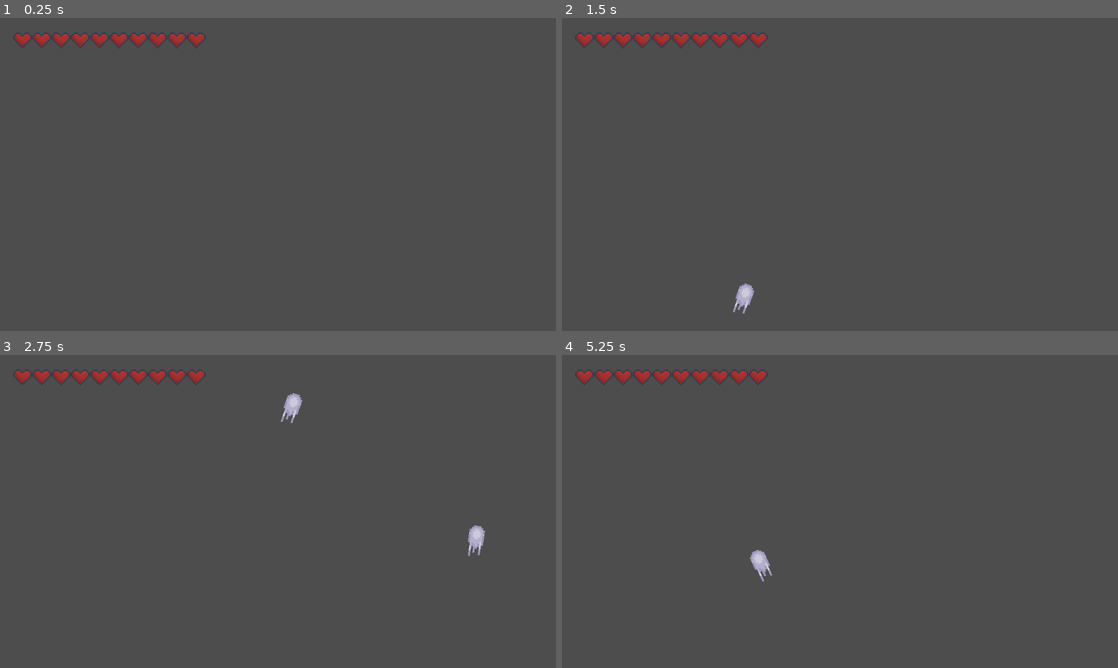
Above: before the commit, frames 1-4 (two rows, left to right).
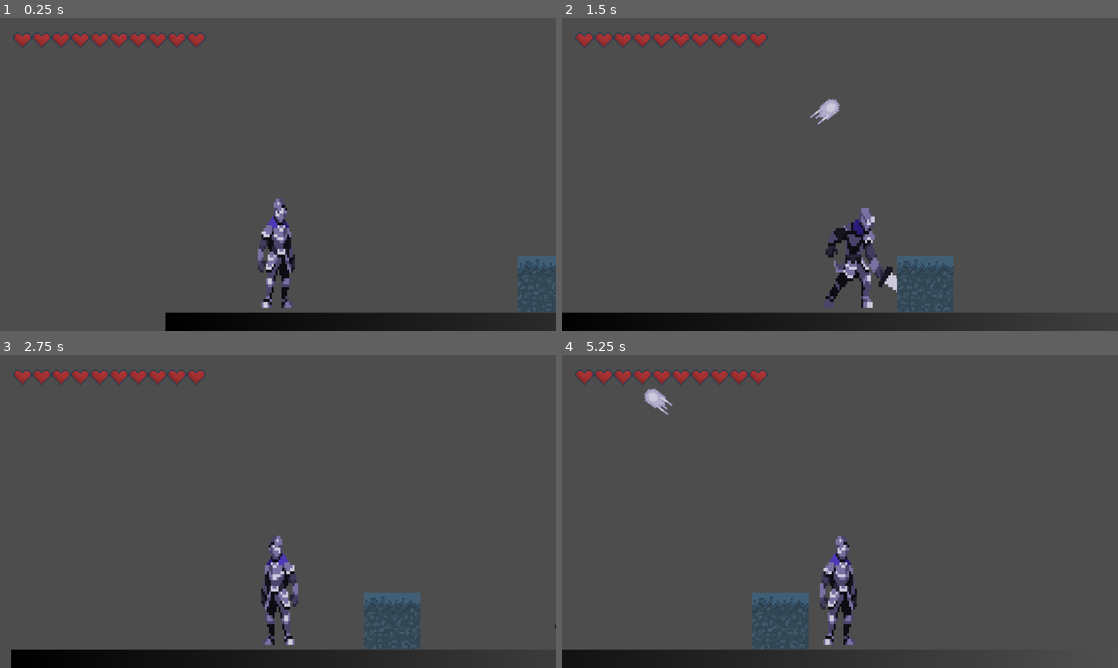
Above: after the commit, the same moments.

Repository: hugoc7/AbyssGameJam
Game: Godot game, scene res://levels/Level_Designtest.tscn
Same seed, same stepped clock (60 frames per second), same inputs: the game is played once before the commit and once after it. This scene is started directly instead of the project's main scene.
Inputs (mouse positions are in pixels of both pictures, inside the frame that each line leads up to):
- Up to frame 1 (0.25 s): no input
- Up to frame 2 (1.5 s): move the mouse to (962, 158) at 0.52 s; hold Right mouse button (attack_range) 0.53-1.28 s; hold D (move_right) from 0.53 s (still down); tap W (jump) at 0.77, 1.07 s; click (962, 158) at 0.8 s; move the mouse to (728, 190) at 1.27 s; click (728, 190) at 1.35 s
- Up to frame 3 (2.75 s): tap W (jump) at 1.52, 1.55, 1.82, 2.1 s; move the mouse to (333, 442) at 2.02 s; release D (move_right) at 2.03 s; hold A (move_left) from 2.03 s (still down); hold Right mouse button (attack_range) from 2.03 s (still down)
- Up to frame 4 (5.25 s): move the mouse to (812, 574) at 2.77 s; release A (move_left) at 2.78 s; release Right mouse button (attack_range) at 2.78 s; hold D (move_right) 2.78-4.28 s; right-click (812, 574) at 2.85 s; tap W (jump) at 3.02, 3.32, 3.77, 3.8, 4.07, 4.52, 4.82 s; click (812, 574) at 3.05 s; move the mouse to (1006, 558) at 3.52 s; press the mouse at (1006, 558) at 3.53 s; move the mouse to (673, 464) at 4.27 s; release the mouse at (673, 464) at 4.28 s; hold A (move_left) 4.28-5.03 s; tap Space (switch_level_color) at 4.35 s; right-click (673, 464) at 4.55 s; move the mouse to (867, 511) at 5.02 s; hold D (move_right) from 5.03 s (still down); hold Right mouse button (attack_range) from 5.03 s (still down)

The runs differ from the first frame. In frame 1, 6.3% of the frame differs, in the area x 29-100%, y 57-100%; in frame 2, 8.3%, in the area x 0-83%, y 25-100%; in frame 3, 8.0%; in frame 4, 6.3%.

Commit message:
add player anim except run

Diff:
--- a/enemy/contact/enemy_contact.gd
+++ b/enemy/contact/enemy_contact.gd
@@ -20,6 +20,8 @@
 @onready var sprite : AnimatedSprite2D = $Sprite
 
 func take_damage(damage_taken: int):
+	if is_dying:
+		return
 	set_animation("hit")
 	life -= damage_taken
 	if life < 0:
--- a/enemy/contact/enemy_contact.tscn
+++ b/enemy/contact/enemy_contact.tscn
@@ -591,7 +591,7 @@
 [node name="Sprite" type="AnimatedSprite2D" parent="."]
 scale = Vector2(4, 4)
 sprite_frames = SubResource("SpriteFrames_xi85a")
-animation = &"run_white"
+animation = &"idle_white"
 
 [node name="CooldownTimer" type="Timer" parent="."]
 one_shot = true
--- a/levels/Level_Designtest.tscn
+++ b/levels/Level_Designtest.tscn
@@ -106,7 +106,7 @@
 [node name="HUD" parent="." instance=ExtResource("9_72y83")]
 
 [node name="Camera" type="Camera2D" parent="." node_paths=PackedStringArray("target")]
-offset = Vector2(0, -200)
+position = Vector2(-1574, 310)
 script = ExtResource("10_nv2xi")
 target = NodePath("../Player")
 
--- a/player/player.gd
+++ b/player/player.gd
@@ -14,12 +14,18 @@
 var life = 100
 var is_short_attack_on_cooldown = false
 var is_range_attack_on_cooldown = false
-
+var color_as_text = "white"
+var is_dying = false
 
 func take_damage(damage: int):
+	if is_dying:
+		return
+	set_animation("hit")
 	life -= damage
 	if life < 0:
 		life = 0
+		is_dying = true
+		set_animation("death")
 	emit_signal("life_changed", life)
 
 func short_attack():
@@ -54,13 +60,20 @@
 func reset_range_attack_cooldown():
 	is_range_attack_on_cooldown = false
 
+func set_animation(anim: String):
+	$Body/Sprite.animation = anim + "_" + color_as_text
+
 func _ready():
+	set_animation("idle")
 	emit_signal("life_changed", life)
 	$ShortAttackTimer.timeout.connect(short_attack)
 	$ShortAttackCooldownTimer.timeout.connect(reset_short_attack_cooldown)
 	$RangeAttackCooldownTimer.timeout.connect(reset_range_attack_cooldown)
+	$Body/Sprite.play()
 
 func _physics_process(delta):
+	if is_dying:
+		return
 	# Add the gravity.
 	if not is_on_floor():
 		velocity.y += gravity * delta
@@ -81,9 +94,17 @@
 	move_and_slide()
 
 func _unhandled_input(event):
+	if is_dying:
+		return
 	if event.is_action_pressed("attack_short") and not is_short_attack_on_cooldown:
 		$ShortAttackTimer.start()
+		set_animation("atk")
 	if event.is_action_pressed("attack_range") and not is_range_attack_on_cooldown:
 		range_attack()
 	if event is InputEventMouseMotion:
 		var mouse = get_global_mouse_position()
+
+
+func _on_sprite_animation_looped():
+	if not is_dying:
+		set_animation("idle")
--- a/player/player.tscn
+++ b/player/player.tscn
@@ -1,10 +1,21 @@
-[gd_scene load_steps=10 format=3 uid="uid://ck8o5v52wgvf6"]
+[gd_scene load_steps=112 format=3 uid="uid://ck8o5v52wgvf6"]
 
 [ext_resource type="Script" path="res://player/player.gd" id="1_esoqt"]
 [ext_resource type="PackedScene" uid="uid://ndaq34x515wt" path="res://projectiles/fireball.tscn" id="2_8pqtj"]
-[ext_resource type="Texture2D" uid="uid://bdtdr4vcgseu0" path="res://player/Character_Blanc.png" id="2_ibxpq"]
+[ext_resource type="Texture2D" uid="uid://q0g6lkf04uw7" path="res://player/Animations/Character_Noir_Attack.png" id="3_bs3hb"]
 [ext_resource type="AudioStream" uid="uid://ddotwbuosivqa" path="res://player/sound/miss_sword1.mp3" id="3_kixs8"]
+[ext_resource type="Texture2D" uid="uid://c282sfldmbhuk" path="res://player/Animations/Character_Blanc_Attack.png" id="4_38kb2"]
 [ext_resource type="AudioStream" uid="uid://cv4rtym8v74mt" path="res://player/sound/sword_hit1.mp3" id="4_b1xjc"]
+[ext_resource type="Texture2D" uid="uid://dqvmu0h4648h6" path="res://player/Animations/Character_Noir_Death.png" id="5_ofeyh"]
+[ext_resource type="Texture2D" uid="uid://rnu2lukfeddu" path="res://player/Animations/Character_Blanc_Death.png" id="6_yvj8p"]
+[ext_resource type="Texture2D" uid="uid://c88imwulimomo" path="res://player/Animations/Character_Noir_Hit.png" id="7_oqpgx"]
+[ext_resource type="Texture2D" uid="uid://cjvxxkaru5o8n" path="res://player/Animations/Character_Blanc_Hit.png" id="8_ctt6m"]
+[ext_resource type="Texture2D" uid="uid://b816ybgunj3os" path="res://player/Animations/Character_Noir_Idle.png" id="9_k5n47"]
+[ext_resource type="Texture2D" uid="uid://dn06r1esigvt0" path="res://player/Animations/Character_Blanc_Idle.png" id="10_q4o3o"]
+[ext_resource type="Texture2D" uid="uid://216evtyx7b5v" path="res://player/Animations/Character_Noir_Jump.png" id="11_ul0wi"]
+[ext_resource type="Texture2D" uid="uid://ciutfaep273ha" path="res://player/Animations/Character_Blanc_Jump.png" id="12_h7mbt"]
+[ext_resource type="Texture2D" uid="uid://dafoa2nmvw6u3" path="res://player/Animations/Character_Noir_Running.png" id="13_aag4i"]
+[ext_resource type="Texture2D" uid="uid://c4ffk268da3wk" path="res://player/Animations/Character_Blanc_Running.png" id="14_dcvsi"]
 
 [sub_resource type="Gradient" id="Gradient_o247o"]
 colors = PackedColorArray(1, 1, 0.317647, 1, 0, 0, 0, 1)
@@ -18,6 +29,699 @@
 [sub_resource type="CapsuleShape2D" id="CapsuleShape2D_2jslw"]
 radius = 41.0
 height = 234.0
+
+[sub_resource type="AtlasTexture" id="AtlasTexture_py1pr"]
+atlas = ExtResource("3_bs3hb")
+region = Rect2(0, 0, 128, 64)
+
+[sub_resource type="AtlasTexture" id="AtlasTexture_gg0nh"]
+atlas = ExtResource("3_bs3hb")
+region = Rect2(128, 0, 128, 64)
+
+[sub_resource type="AtlasTexture" id="AtlasTexture_fsl5y"]
+atlas = ExtResource("3_bs3hb")
+region = Rect2(256, 0, 128, 64)
+
+[sub_resource type="AtlasTexture" id="AtlasTexture_mfr5d"]
+atlas = ExtResource("3_bs3hb")
+region = Rect2(384, 0, 128, 64)
+
+[sub_resource type="AtlasTexture" id="AtlasTexture_1ux3c"]
+atlas = ExtResource("4_38kb2")
+region = Rect2(0, 0, 128, 64)
+
+[sub_resource type="AtlasTexture" id="AtlasTexture_c87vc"]
+atlas = ExtResource("4_38kb2")
+region = Rect2(128, 0, 128, 64)
+
+[sub_resource type="AtlasTexture" id="AtlasTexture_tn0m4"]
+atlas = ExtResource("4_38kb2")
+region = Rect2(256, 0, 128, 64)
+
+[sub_resource type="AtlasTexture" id="AtlasTexture_dk8s7"]
+atlas = ExtResource("4_38kb2")
+region = Rect2(384, 0, 128, 64)
+
+[sub_resource type="AtlasTexture" id="AtlasTexture_h5os5"]
+atlas = ExtResource("5_ofeyh")
+region = Rect2(0, 0, 128, 64)
+
+[sub_resource type="AtlasTexture" id="AtlasTexture_rwnqf"]
+atlas = ExtResource("5_ofeyh")
+region = Rect2(128, 0, 128, 64)
+
+[sub_resource type="AtlasTexture" id="AtlasTexture_lboov"]
+atlas = ExtResource("5_ofeyh")
+region = Rect2(256, 0, 128, 64)
+
+[sub_resource type="AtlasTexture" id="AtlasTexture_go341"]
+atlas = ExtResource("5_ofeyh")
+region = Rect2(384, 0, 128, 64)
+
+[sub_resource type="AtlasTexture" id="AtlasTexture_k66he"]
+atlas = ExtResource("5_ofeyh")
+region = Rect2(512, 0, 128, 64)
+
+[sub_resource type="AtlasTexture" id="AtlasTexture_r86xc"]
+atlas = ExtResource("5_ofeyh")
+region = Rect2(640, 0, 128, 64)
+
+[sub_resource type="AtlasTexture" id="AtlasTexture_flloi"]
+atlas = ExtResource("5_ofeyh")
+region = Rect2(768, 0, 128, 64)
+
+[sub_resource type="AtlasTexture" id="AtlasTexture_qljui"]
+atlas = ExtResource("5_ofeyh")
+region = Rect2(896, 0, 128, 64)
+
+[sub_resource type="AtlasTexture" id="AtlasTexture_t4ns2"]
+atlas = ExtResource("5_ofeyh")
+region = Rect2(1024, 0, 128, 64)
+
+[sub_resource type="AtlasTexture" id="AtlasTexture_d7v0o"]
+atlas = ExtResource("5_ofeyh")
+region = Rect2(1152, 0, 128, 64)
+
+[sub_resource type="AtlasTexture" id="AtlasTexture_vhtb1"]
+atlas = ExtResource("6_yvj8p")
+region = Rect2(0, 0, 128, 64)
+
+[sub_resource type="AtlasTexture" id="AtlasTexture_yi1jf"]
+atlas = ExtResource("6_yvj8p")
+region = Rect2(128, 0, 128, 64)
+
+[sub_resource type="AtlasTexture" id="AtlasTexture_v2dl0"]
+atlas = ExtResource("6_yvj8p")
+region = Rect2(256, 0, 128, 64)
+
+[sub_resource type="AtlasTexture" id="AtlasTexture_spvfs"]
+atlas = ExtResource("6_yvj8p")
+region = Rect2(384, 0, 128, 64)
+
+[sub_resource type="AtlasTexture" id="AtlasTexture_0wsx7"]
+atlas = ExtResource("6_yvj8p")
+region = Rect2(512, 0, 128, 64)
+
+[sub_resource type="AtlasTexture" id="AtlasTexture_vsx4d"]
+atlas = ExtResource("6_yvj8p")
+region = Rect2(640, 0, 128, 64)
+
+[sub_resource type="AtlasTexture" id="AtlasTexture_1mdxr"]
+atlas = ExtResource("6_yvj8p")
+region = Rect2(768, 0, 128, 64)
+
+[sub_resource type="AtlasTexture" id="AtlasTexture_2vl16"]
+atlas = ExtResource("6_yvj8p")
+region = Rect2(896, 0, 128, 64)
+
+[sub_resource type="AtlasTexture" id="AtlasTexture_jy5xg"]
+atlas = ExtResource("6_yvj8p")
+region = Rect2(1024, 0, 128, 64)
+
+[sub_resource type="AtlasTexture" id="AtlasTexture_fehgj"]
+atlas = ExtResource("6_yvj8p")
+region = Rect2(1152, 0, 128, 64)
+
+[sub_resource type="AtlasTexture" id="AtlasTexture_abco0"]
+atlas = ExtResource("7_oqpgx")
+region = Rect2(0, 0, 128, 64)
+
+[sub_resource type="AtlasTexture" id="AtlasTexture_x0kea"]
+atlas = ExtResource("7_oqpgx")
+region = Rect2(128, 0, 128, 64)
+
+[sub_resource type="AtlasTexture" id="AtlasTexture_xw03q"]
+atlas = ExtResource("7_oqpgx")
+region = Rect2(256, 0, 128, 64)
+
+[sub_resource type="AtlasTexture" id="AtlasTexture_4clxm"]
+atlas = ExtResource("7_oqpgx")
+region = Rect2(384, 0, 128, 64)
+
+[sub_resource type="AtlasTexture" id="AtlasTexture_1dphg"]
+atlas = ExtResource("7_oqpgx")
+region = Rect2(512, 0, 128, 64)
+
+[sub_resource type="AtlasTexture" id="AtlasTexture_5i38i"]
+atlas = ExtResource("7_oqpgx")
+region = Rect2(640, 0, 128, 64)
+
+[sub_resource type="AtlasTexture" id="AtlasTexture_uv1pi"]
+atlas = ExtResource("8_ctt6m")
+region = Rect2(0, 0, 128, 64)
+
+[sub_resource type="AtlasTexture" id="AtlasTexture_gerb0"]
+atlas = ExtResource("8_ctt6m")
+region = Rect2(128, 0, 128, 64)
+
+[sub_resource type="AtlasTexture" id="AtlasTexture_730us"]
+atlas = ExtResource("8_ctt6m")
+region = Rect2(256, 0, 128, 64)
+
+[sub_resource type="AtlasTexture" id="AtlasTexture_jhaed"]
+atlas = ExtResource("8_ctt6m")
+region = Rect2(384, 0, 128, 64)
+
+[sub_resource type="AtlasTexture" id="AtlasTexture_fcca2"]
+atlas = ExtResource("8_ctt6m")
+region = Rect2(512, 0, 128, 64)
+
+[sub_resource type="AtlasTexture" id="AtlasTexture_wkg3w"]
+atlas = ExtResource("8_ctt6m")
+region = Rect2(640, 0, 128, 64)
+
+[sub_resource type="AtlasTexture" id="AtlasTexture_1c7dx"]
+atlas = ExtResource("9_k5n47")
+region = Rect2(0, 0, 128, 64)
+
+[sub_resource type="AtlasTexture" id="AtlasTexture_ha4n3"]
+atlas = ExtResource("9_k5n47")
+region = Rect2(128, 0, 128, 64)
+
+[sub_resource type="AtlasTexture" id="AtlasTexture_qspm4"]
+atlas = ExtResource("9_k5n47")
+region = Rect2(256, 0, 128, 64)
+
+[sub_resource type="AtlasTexture" id="AtlasTexture_tk1r1"]
+atlas = ExtResource("9_k5n47")
+region = Rect2(384, 0, 128, 64)
+
+[sub_resource type="AtlasTexture" id="AtlasTexture_6hb7n"]
+atlas = ExtResource("9_k5n47")
+region = Rect2(512, 0, 128, 64)
+
+[sub_resource type="AtlasTexture" id="AtlasTexture_qbn3a"]
+atlas = ExtResource("9_k5n47")
+region = Rect2(640, 0, 128, 64)
+
+[sub_resource type="AtlasTexture" id="AtlasTexture_7m73d"]
+atlas = ExtResource("9_k5n47")
+region = Rect2(768, 0, 128, 64)
+
+[sub_resource type="AtlasTexture" id="AtlasTexture_m3hcj"]
+atlas = ExtResource("9_k5n47")
+region = Rect2(896, 0, 128, 64)
+
+[sub_resource type="AtlasTexture" id="AtlasTexture_astso"]
+atlas = ExtResource("9_k5n47")
+region = Rect2(1024, 0, 128, 64)
+
+[sub_resource type="AtlasTexture" id="AtlasTexture_b1axg"]
+atlas = ExtResource("9_k5n47")
+region = Rect2(1152, 0, 128, 64)
+
+[sub_resource type="AtlasTexture" id="AtlasTexture_ulqay"]
+atlas = ExtResource("9_k5n47")
+region = Rect2(1280, 0, 128, 64)
+
+[sub_resource type="AtlasTexture" id="AtlasTexture_38sbl"]
+atlas = ExtResource("10_q4o3o")
+region = Rect2(0, 0, 128, 64)
+
+[sub_resource type="AtlasTexture" id="AtlasTexture_mk2v0"]
+atlas = ExtResource("10_q4o3o")
+region = Rect2(128, 0, 128, 64)
+
+[sub_resource type="AtlasTexture" id="AtlasTexture_8n7b0"]
+atlas = ExtResource("10_q4o3o")
+region = Rect2(256, 0, 128, 64)
+
+[sub_resource type="AtlasTexture" id="AtlasTexture_t62xt"]
+atlas = ExtResource("10_q4o3o")
+region = Rect2(384, 0, 128, 64)
+
+[sub_resource type="AtlasTexture" id="AtlasTexture_24vos"]
+atlas = ExtResource("10_q4o3o")
+region = Rect2(512, 0, 128, 64)
+
+[sub_resource type="AtlasTexture" id="AtlasTexture_d4bb1"]
+atlas = ExtResource("10_q4o3o")
+region = Rect2(640, 0, 128, 64)
+
+[sub_resource type="AtlasTexture" id="AtlasTexture_egmbo"]
+atlas = ExtResource("10_q4o3o")
+region = Rect2(768, 0, 128, 64)
+
+[sub_resource type="AtlasTexture" id="AtlasTexture_r1b6j"]
+atlas = ExtResource("10_q4o3o")
+region = Rect2(896, 0, 128, 64)
+
+[sub_resource type="AtlasTexture" id="AtlasTexture_ke6hy"]
+atlas = ExtResource("10_q4o3o")
+region = Rect2(1024, 0, 128, 64)
+
+[sub_resource type="AtlasTexture" id="AtlasTexture_cqp14"]
+atlas = ExtResource("10_q4o3o")
+region = Rect2(1152, 0, 128, 64)
+
+[sub_resource type="AtlasTexture" id="AtlasTexture_abej6"]
+atlas = ExtResource("10_q4o3o")
+region = Rect2(1280, 0, 128, 64)
+
+[sub_resource type="AtlasTexture" id="AtlasTexture_l7u6h"]
+atlas = ExtResource("11_ul0wi")
+region = Rect2(0, 0, 128, 64)
+
+[sub_resource type="AtlasTexture" id="AtlasTexture_mmc8b"]
+atlas = ExtResource("11_ul0wi")
+region = Rect2(128, 0, 128, 64)
+
+[sub_resource type="AtlasTexture" id="AtlasTexture_7dj16"]
+atlas = ExtResource("11_ul0wi")
+region = Rect2(256, 0, 128, 64)
+
+[sub_resource type="AtlasTexture" id="AtlasTexture_r4iac"]
+atlas = ExtResource("11_ul0wi")
+region = Rect2(384, 0, 128, 64)
+
+[sub_resource type="AtlasTexture" id="AtlasTexture_y6n08"]
+atlas = ExtResource("12_h7mbt")
+region = Rect2(0, 0, 128, 64)
+
+[sub_resource type="AtlasTexture" id="AtlasTexture_1xiig"]
+atlas = ExtResource("12_h7mbt")
+region = Rect2(128, 0, 128, 64)
+
+[sub_resource type="AtlasTexture" id="AtlasTexture_7u6h8"]
+atlas = ExtResource("12_h7mbt")
+region = Rect2(256, 0, 128, 64)
+
+[sub_resource type="AtlasTexture" id="AtlasTexture_0ropv"]
+atlas = ExtResource("12_h7mbt")
+region = Rect2(384, 0, 128, 64)
+
+[sub_resource type="AtlasTexture" id="AtlasTexture_e3dit"]
+atlas = ExtResource("13_aag4i")
+region = Rect2(0, 0, 128, 64)
+
+[sub_resource type="AtlasTexture" id="AtlasTexture_pjsrf"]
+atlas = ExtResource("13_aag4i")
+region = Rect2(128, 0, 128, 64)
+
+[sub_resource type="AtlasTexture" id="AtlasTexture_t0q06"]
+atlas = ExtResource("13_aag4i")
+region = Rect2(256, 0, 128, 64)
+
+[sub_resource type="AtlasTexture" id="AtlasTexture_rvsk1"]
+atlas = ExtResource("13_aag4i")
+region = Rect2(384, 0, 128, 64)
+
+[sub_resource type="AtlasTexture" id="AtlasTexture_10s7n"]
+atlas = ExtResource("13_aag4i")
+region = Rect2(512, 0, 128, 64)
+
+[sub_resource type="AtlasTexture" id="AtlasTexture_qpyf3"]
+atlas = ExtResource("13_aag4i")
+region = Rect2(640, 0, 128, 64)
+
+[sub_resource type="AtlasTexture" id="AtlasTexture_2d40y"]
+atlas = ExtResource("13_aag4i")
+region = Rect2(768, 0, 128, 64)
+
+[sub_resource type="AtlasTexture" id="AtlasTexture_pxr8h"]
+atlas = ExtResource("13_aag4i")
+region = Rect2(896, 0, 128, 64)
+
+[sub_resource type="AtlasTexture" id="AtlasTexture_u2d27"]
+atlas = ExtResource("13_aag4i")
+region = Rect2(1024, 0, 128, 64)
+
+[sub_resource type="AtlasTexture" id="AtlasTexture_0es7p"]
+atlas = ExtResource("13_aag4i")
+region = Rect2(1152, 0, 128, 64)
+
+[sub_resource type="AtlasTexture" id="AtlasTexture_ywsm0"]
+atlas = ExtResource("14_dcvsi")
+region = Rect2(0, 0, 128, 64)
+
+[sub_resource type="AtlasTexture" id="AtlasTexture_qsdr1"]
+atlas = ExtResource("14_dcvsi")
+region = Rect2(128, 0, 128, 64)
+
+[sub_resource type="AtlasTexture" id="AtlasTexture_m5rjp"]
+atlas = ExtResource("14_dcvsi")
+region = Rect2(256, 0, 128, 64)
+
+[sub_resource type="AtlasTexture" id="AtlasTexture_lipur"]
+atlas = ExtResource("14_dcvsi")
+region = Rect2(384, 0, 128, 64)
+
+[sub_resource type="AtlasTexture" id="AtlasTexture_o6ty4"]
+atlas = ExtResource("14_dcvsi")
+region = Rect2(512, 0, 128, 64)
+
+[sub_resource type="AtlasTexture" id="AtlasTexture_66orn"]
+atlas = ExtResource("14_dcvsi")
+region = Rect2(640, 0, 128, 64)
+
+[sub_resource type="AtlasTexture" id="AtlasTexture_fnl63"]
+atlas = ExtResource("14_dcvsi")
+region = Rect2(768, 0, 128, 64)
+
+[sub_resource type="AtlasTexture" id="AtlasTexture_tpca5"]
+atlas = ExtResource("14_dcvsi")
+region = Rect2(896, 0, 128, 64)
+
+[sub_resource type="AtlasTexture" id="AtlasTexture_qdply"]
+atlas = ExtResource("14_dcvsi")
+region = Rect2(1024, 0, 128, 64)
+
+[sub_resource type="AtlasTexture" id="AtlasTexture_00as3"]
+atlas = ExtResource("14_dcvsi")
+region = Rect2(1152, 0, 128, 64)
+
+[sub_resource type="SpriteFrames" id="SpriteFrames_7cpyh"]
+animations = [{
+"frames": [{
+"duration": 1.0,
+"texture": SubResource("AtlasTexture_py1pr")
+}, {
+"duration": 1.0,
+"texture": SubResource("AtlasTexture_gg0nh")
+}, {
+"duration": 1.0,
+"texture": SubResource("AtlasTexture_fsl5y")
+}, {
+"duration": 1.0,
+"texture": SubResource("AtlasTexture_mfr5d")
+}],
+"loop": true,
+"name": &"atk_black",
+"speed": 5.0
+}, {
+"frames": [{
+"duration": 1.0,
+"texture": SubResource("AtlasTexture_1ux3c")
+}, {
+"duration": 1.0,
+"texture": SubResource("AtlasTexture_c87vc")
+}, {
+"duration": 1.0,
+"texture": SubResource("AtlasTexture_tn0m4")
+}, {
+"duration": 1.0,
+"texture": SubResource("AtlasTexture_dk8s7")
+}],
+"loop": true,
+"name": &"atk_white",
+"speed": 5.0
+}, {
+"frames": [{
+"duration": 1.0,
+"texture": SubResource("AtlasTexture_h5os5")
+}, {
+"duration": 1.0,
+"texture": SubResource("AtlasTexture_rwnqf")
+}, {
+"duration": 1.0,
+"texture": SubResource("AtlasTexture_lboov")
+}, {
+"duration": 1.0,
+"texture": SubResource("AtlasTexture_go341")
+}, {
+"duration": 1.0,
+"texture": SubResource("AtlasTexture_k66he")
+}, {
+"duration": 1.0,
+"texture": SubResource("AtlasTexture_r86xc")
+}, {
+"duration": 1.0,
+"texture": SubResource("AtlasTexture_flloi")
+}, {
+"duration": 1.0,
+"texture": SubResource("AtlasTexture_qljui")
+}, {
+"duration": 1.0,
+"texture": SubResource("AtlasTexture_t4ns2")
+}, {
+"duration": 1.0,
+"texture": SubResource("AtlasTexture_d7v0o")
+}],
+"loop": true,
+"name": &"death_black",
+"speed": 5.0
+}, {
+"frames": [{
+"duration": 1.0,
+"texture": SubResource("AtlasTexture_vhtb1")
+}, {
+"duration": 1.0,
+"texture": SubResource("AtlasTexture_yi1jf")
+}, {
+"duration": 1.0,
+"texture": SubResource("AtlasTexture_v2dl0")
+}, {
+"duration": 1.0,
+"texture": SubResource("AtlasTexture_spvfs")
+}, {
+"duration": 1.0,
+"texture": SubResource("AtlasTexture_0wsx7")
+}, {
+"duration": 1.0,
+"texture": SubResource("AtlasTexture_vsx4d")
+}, {
+"duration": 1.0,
+"texture": SubResource("AtlasTexture_1mdxr")
+}, {
+"duration": 1.0,
+"texture": SubResource("AtlasTexture_2vl16")
+}, {
+"duration": 1.0,
+"texture": SubResource("AtlasTexture_jy5xg")
+}, {
+"duration": 1.0,
+"texture": SubResource("AtlasTexture_fehgj")
+}],
+"loop": true,
+"name": &"death_white",
+"speed": 5.0
+}, {
+"frames": [{
+"duration": 1.0,
+"texture": SubResource("AtlasTexture_abco0")
+}, {
+"duration": 1.0,
+"texture": SubResource("AtlasTexture_x0kea")
+}, {
+"duration": 1.0,
+"texture": SubResource("AtlasTexture_xw03q")
+}, {
+"duration": 1.0,
+"texture": SubResource("AtlasTexture_4clxm")
+}, {
+"duration": 1.0,
+"texture": SubResource("AtlasTexture_1dphg")
+}, {
+"duration": 1.0,
+"texture": SubResource("AtlasTexture_5i38i")
+}],
+"loop": true,
+"name": &"hit_black",
+"speed": 5.0
+}, {
+"frames": [{
+"duration": 1.0,
+"texture": SubResource("AtlasTexture_uv1pi")
+}, {
+"duration": 1.0,
+"texture": SubResource("AtlasTexture_gerb0")
+}, {
+"duration": 1.0,
+"texture": SubResource("AtlasTexture_730us")
+}, {
+"duration": 1.0,
+"texture": SubResource("AtlasTexture_jhaed")
+}, {
+"duration": 1.0,
+"texture": SubResource("AtlasTexture_fcca2")
+}, {
+"duration": 1.0,
+"texture": SubResource("AtlasTexture_wkg3w")
+}],
+"loop": true,
+"name": &"hit_white",
+"speed": 5.0
+}, {
+"frames": [{
+"duration": 1.0,
+"texture": SubResource("AtlasTexture_1c7dx")
+}, {
+"duration": 1.0,
+"texture": SubResource("AtlasTexture_ha4n3")
+}, {
+"duration": 1.0,
+"texture": SubResource("AtlasTexture_qspm4")
+}, {
+"duration": 1.0,
+"texture": SubResource("AtlasTexture_tk1r1")
+}, {
+"duration": 1.0,
+"texture": SubResource("AtlasTexture_6hb7n")
+}, {
+"duration": 1.0,
+"texture": SubResource("AtlasTexture_qbn3a")
+}, {
+"duration": 1.0,
+"texture": SubResource("AtlasTexture_7m73d")
+}, {
+"duration": 1.0,
+"texture": SubResource("AtlasTexture_m3hcj")
+}, {
+"duration": 1.0,
+"texture": SubResource("AtlasTexture_astso")
+}, {
+"duration": 1.0,
+"texture": SubResource("AtlasTexture_b1axg")
+}, {
+"duration": 1.0,
+"texture": SubResource("AtlasTexture_ulqay")
+}],
+"loop": true,
+"name": &"idle_black",
+"speed": 5.0
+}, {
+"frames": [{
+"duration": 1.0,
+"texture": SubResource("AtlasTexture_38sbl")
+}, {
+"duration": 1.0,
+"texture": SubResource("AtlasTexture_mk2v0")
+}, {
+"duration": 1.0,
+"texture": SubResource("AtlasTexture_8n7b0")
+}, {
+"duration": 1.0,
+"texture": SubResource("AtlasTexture_t62xt")
+}, {
+"duration": 1.0,
+"texture": SubResource("AtlasTexture_24vos")
+}, {
+"duration": 1.0,
+"texture": SubResource("AtlasTexture_d4bb1")
+}, {
+"duration": 1.0,
+"texture": SubResource("AtlasTexture_egmbo")
+}, {
+"duration": 1.0,
+"texture": SubResource("AtlasTexture_r1b6j")
+}, {
+"duration": 1.0,
+"texture": SubResource("AtlasTexture_ke6hy")
+}, {
+"duration": 1.0,
+"texture": SubResource("AtlasTexture_cqp14")
+}, {
+"duration": 1.0,
+"texture": SubResource("AtlasTexture_abej6")
+}],
+"loop": true,
+"name": &"idle_white",
+"speed": 5.0
+}, {
+"frames": [{
+"duration": 1.0,
+"texture": SubResource("AtlasTexture_l7u6h")
+}, {
+"duration": 1.0,
+"texture": SubResource("AtlasTexture_mmc8b")
+}, {
+"duration": 1.0,
+"texture": SubResource("AtlasTexture_7dj16")
+}, {
+"duration": 1.0,
+"texture": SubResource("AtlasTexture_r4iac")
+}],
+"loop": true,
+"name": &"jump_black",
+"speed": 5.0
+}, {
+"frames": [{
+"duration": 1.0,
+"texture": SubResource("AtlasTexture_y6n08")
+}, {
+"duration": 1.0,
+"texture": SubResource("AtlasTexture_1xiig")
+}, {
+"duration": 1.0,
+"texture": SubResource("AtlasTexture_7u6h8")
+}, {
+"duration": 1.0,
+"texture": SubResource("AtlasTexture_0ropv")
+}],
+"loop": true,
+"name": &"jump_white",
+"speed": 5.0
+}, {
+"frames": [{
+"duration": 1.0,
+"texture": SubResource("AtlasTexture_e3dit")
+}, {
+"duration": 1.0,
+"texture": SubResource("AtlasTexture_pjsrf")
+}, {
+"duration": 1.0,
+"texture": SubResource("AtlasTexture_t0q06")
+}, {
+"duration": 1.0,
+"texture": SubResource("AtlasTexture_rvsk1")
+}, {
+"duration": 1.0,
+"texture": SubResource("AtlasTexture_10s7n")
+}, {
+"duration": 1.0,
+"texture": SubResource("AtlasTexture_qpyf3")
+}, {
+"duration": 1.0,
+"texture": SubResource("AtlasTexture_2d40y")
+}, {
+"duration": 1.0,
+"texture": SubResource("AtlasTexture_pxr8h")
+}, {
+"duration": 1.0,
+"texture": SubResource("AtlasTexture_u2d27")
+}, {
+"duration": 1.0,
+"texture": SubResource("AtlasTexture_0es7p")
+}],
+"loop": true,
+"name": &"run_black",
+"speed": 5.0
+}, {
+"frames": [{
+"duration": 1.0,
+"texture": SubResource("AtlasTexture_ywsm0")
+}, {
+"duration": 1.0,
+"texture": SubResource("AtlasTexture_qsdr1")
+}, {
+"duration": 1.0,
+"texture": SubResource("AtlasTexture_m5rjp")
+}, {
+"duration": 1.0,
+"texture": SubResource("AtlasTexture_lipur")
+}, {
+"duration": 1.0,
+"texture": SubResource("AtlasTexture_o6ty4")
+}, {
+"duration": 1.0,
+"texture": SubResource("AtlasTexture_66orn")
+}, {
+"duration": 1.0,
+"texture": SubResource("AtlasTexture_fnl63")
+}, {
+"duration": 1.0,
+"texture": SubResource("AtlasTexture_tpca5")
+}, {
+"duration": 1.0,
+"texture": SubResource("AtlasTexture_qdply")
+}, {
+"duration": 1.0,
+"texture": SubResource("AtlasTexture_00as3")
+}],
+"loop": true,
+"name": &"run_white",
+"speed": 5.0
+}]
 
 [sub_resource type="RectangleShape2D" id="RectangleShape2D_7urbb"]
 size = Vector2(282.418, 171)
@@ -44,10 +748,13 @@
 [node name="ProjectileSpawn" type="Marker2D" parent="Body"]
 position = Vector2(52, -63)
 
-[node name="Sprite2D" type="Sprite2D" parent="Body"]
-position = Vector2(3, -88)
+[node name="Sprite" type="AnimatedSprite2D" parent="Body"]
+position = Vector2(133, -88)
 scale = Vector2(4.0625, 6.09375)
-texture = ExtResource("2_ibxpq")
+sprite_frames = SubResource("SpriteFrames_7cpyh")
+animation = &"atk_white"
+frame = 2
+frame_progress = 0.0995463
 
 [node name="AttackArea" type="Area2D" parent="Body"]
 scale = Vector2(0.490234, 1)
@@ -73,3 +780,5 @@
 
 [node name="SwordHitSound" type="AudioStreamPlayer2D" parent="."]
 stream = ExtResource("4_b1xjc")
+
+[connection signal="animation_looped" from="Body/Sprite" to="." method="_on_sprite_animation_looped"]
